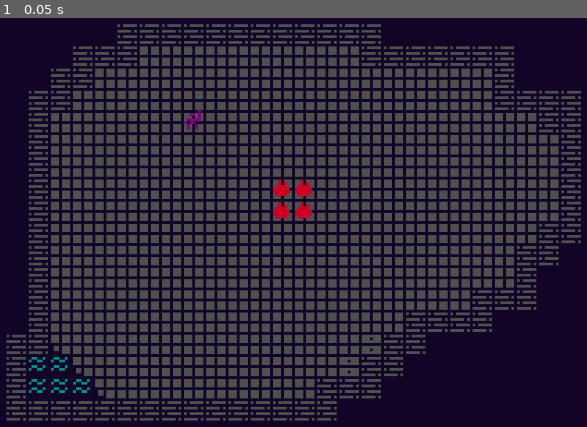
Above: before the commit, frame 1.
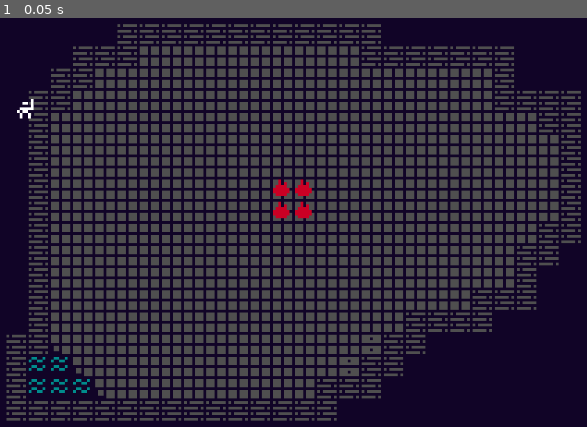
Above: after the commit, the same moment.

Repository: Hamblok0/Gremory
Game: Godot game, scene res://game.tscn
Same seed, same stepped clock (60 frames per second), same inputs: the game is played once before the commit and once after it.
Inputs:
- Up to frame 1 (0.05 s): no input

The runs differ from the first frame. In frame 1, 0.1% of the frame differs, in the area x 2-35%, y 19-28%.

Commit message:
Basic player movement logic - Still haven't figured out if it will be a good idea if even possible to use the tilemap in some way to handle player movement translations in an easy way

Diff:
--- a/game.gd
+++ b/game.gd
@@ -1,6 +1,14 @@
 extends Node2D
 
-var player: PackedScene = preload("res://player.tscn")
+var player_scene: PackedScene = preload("res://player.tscn")
+const layers: Dictionary = {
+	"floor": 0,
+	"wall": 1,
+	"water": 2,
+	"fire": 3,
+	"player": 4
+}
+
 # Called when the node enters the scene tree for the first time.
 func _ready() -> void:
 	spawn_player()
@@ -10,8 +18,5 @@
 	pass
 
 func spawn_player() -> void:
-	var new_player: Player = player.instantiate()
-	var tilemap: TileMap = $Tiles
-
-	add_child(new_player)
-	tilemap.set_cell(4, Vector2i(7, 0), 0, Vector2i(1, 3))
+	var player: Player = player_scene.instantiate()
+	add_child(player)
--- a/player.gd
+++ b/player.gd
@@ -2,11 +2,34 @@
 
 class_name Player
 
+var pos: Vector2i = Vector2i(7, 0)
+
 # Called when the node enters the scene tree for the first time.
 func _ready() -> void:
-	pass # Replace with function body.
-
+	pass
 
 # Called every frame. 'delta' is the elapsed time since the previous frame.
 func _process(delta: float) -> void:
-	pass
+	handle_movement()
+
+func handle_movement() -> void:
+	if Input.is_action_pressed("player_up"):
+		pos.y += 1
+	if Input.is_action_pressed("player_down"):
+		pos.y -= 1
+	if Input.is_action_pressed("player_left"):
+		pos.x -= 1
+	if Input.is_action_pressed("player_right"):
+		pos.x += 1
+	if Input.is_action_pressed("player_upright"):
+		pos.y += 1
+		pos.x += 1
+	if Input.is_action_pressed("player_upleft"):
+		pos.y += 1
+		pos.x -= 1
+	if Input.is_action_pressed("player_downleft"):
+		pos.y -= 1
+		pos.x -= 1
+	if Input.is_action_pressed("player_downright"):
+		pos.y -= 1
+		pos.x += 1
--- a/player.tscn
+++ b/player.tscn
@@ -1,8 +1,12 @@
-[gd_scene load_steps=2 format=3 uid="uid://clqd3b8kopht2"]
+[gd_scene load_steps=3 format=3 uid="uid://clqd3b8kopht2"]
 
 [ext_resource type="Script" path="res://player.gd" id="1_yta2r"]
+[ext_resource type="Texture2D" uid="uid://8hdpcl7xdr6x" path="res://tiles.png" id="2_o3u3n"]
 
 [node name="Player" type="Node2D"]
 script = ExtResource("1_yta2r")
 
-[node name="Tile" type="Sprite2D" parent="."]
+[node name="Sprite" type="Sprite2D" parent="."]
+texture = ExtResource("2_o3u3n")
+region_enabled = true
+region_rect = Rect2(32, 96, 32, 32)
--- a/project.godot
+++ b/project.godot
@@ -23,6 +23,49 @@
 gdscript/warnings/unsafe_cast=1
 gdscript/warnings/unsafe_call_argument=2
 
+[input]
+
+player_up={
+"deadzone": 0.5,
+"events": [Object(InputEventKey,"resource_local_to_scene":false,"resource_name":"","device":0,"window_id":0,"alt_pressed":false,"shift_pressed":false,"ctrl_pressed":false,"meta_pressed":false,"pressed":false,"keycode":0,"physical_keycode":75,"key_label":0,"unicode":0,"echo":false,"script":null)
+]
+}
+player_down={
+"deadzone": 0.5,
+"events": [Object(InputEventKey,"resource_local_to_scene":false,"resource_name":"","device":-1,"window_id":0,"alt_pressed":false,"shift_pressed":false,"ctrl_pressed":false,"meta_pressed":false,"pressed":false,"keycode":0,"physical_keycode":74,"key_label":0,"unicode":106,"echo":false,"script":null)
+]
+}
+player_left={
+"deadzone": 0.5,
+"events": [Object(InputEventKey,"resource_local_to_scene":false,"resource_name":"","device":-1,"window_id":0,"alt_pressed":false,"shift_pressed":false,"ctrl_pressed":false,"meta_pressed":false,"pressed":false,"keycode":0,"physical_keycode":72,"key_label":0,"unicode":104,"echo":false,"script":null)
+]
+}
+player_right={
+"deadzone": 0.5,
+"events": [Object(InputEventKey,"resource_local_to_scene":false,"resource_name":"","device":-1,"window_id":0,"alt_pressed":false,"shift_pressed":false,"ctrl_pressed":false,"meta_pressed":false,"pressed":false,"keycode":0,"physical_keycode":76,"key_label":0,"unicode":108,"echo":false,"script":null)
+]
+}
+player_upright={
+"deadzone": 0.5,
+"events": [Object(InputEventKey,"resource_local_to_scene":false,"resource_name":"","device":-1,"window_id":0,"alt_pressed":false,"shift_pressed":false,"ctrl_pressed":false,"meta_pressed":false,"pressed":false,"keycode":0,"physical_keycode":85,"key_label":0,"unicode":117,"echo":false,"script":null)
+]
+}
+player_upleft={
+"deadzone": 0.5,
+"events": [Object(InputEventKey,"resource_local_to_scene":false,"resource_name":"","device":-1,"window_id":0,"alt_pressed":false,"shift_pressed":false,"ctrl_pressed":false,"meta_pressed":false,"pressed":false,"keycode":0,"physical_keycode":89,"key_label":0,"unicode":121,"echo":false,"script":null)
+]
+}
+player_downright={
+"deadzone": 0.5,
+"events": [Object(InputEventKey,"resource_local_to_scene":false,"resource_name":"","device":-1,"window_id":0,"alt_pressed":false,"shift_pressed":false,"ctrl_pressed":false,"meta_pressed":false,"pressed":false,"keycode":0,"physical_keycode":77,"key_label":0,"unicode":109,"echo":false,"script":null)
+]
+}
+player_downleft={
+"deadzone": 0.5,
+"events": [Object(InputEventKey,"resource_local_to_scene":false,"resource_name":"","device":-1,"window_id":0,"alt_pressed":false,"shift_pressed":false,"ctrl_pressed":false,"meta_pressed":false,"pressed":false,"keycode":0,"physical_keycode":78,"key_label":0,"unicode":110,"echo":false,"script":null)
+]
+}
+
 [rendering]
 
 environment/defaults/default_clear_color=Color(0.0666667, 0.0156863, 0.152941, 1)
--- /dev/null
+++ b/tile_map.gd
@@ -0,0 +1,10 @@
+extends TileMap
+
+# Called when the node enters the scene tree for the first time.
+func _ready() -> void:
+	pass # Replace with function body.
+
+
+# Called every frame. 'delta' is the elapsed time since the previous frame.
+func _process(delta: float) -> void:
+	pass
--- a/tile_map.tscn
+++ b/tile_map.tscn
@@ -1,6 +1,7 @@
-[gd_scene load_steps=2 format=3 uid="uid://dlyhkyb8is5ej"]
+[gd_scene load_steps=3 format=3 uid="uid://dlyhkyb8is5ej"]
 
 [ext_resource type="TileSet" uid="uid://cmnnwtp2xg4mq" path="res://master_tile.tres" id="1_dtwuu"]
+[ext_resource type="Script" path="res://tile_map.gd" id="2_ah6pa"]
 
 [node name="Tiles" type="TileMap"]
 position = Vector2(1, 0)
@@ -23,3 +24,4 @@
 layer_4/name = "player"
 layer_4/modulate = Color(0.478431, 0, 0.478431, 1)
 layer_4/tile_data = PackedInt32Array()
+script = ExtResource("2_ah6pa")
